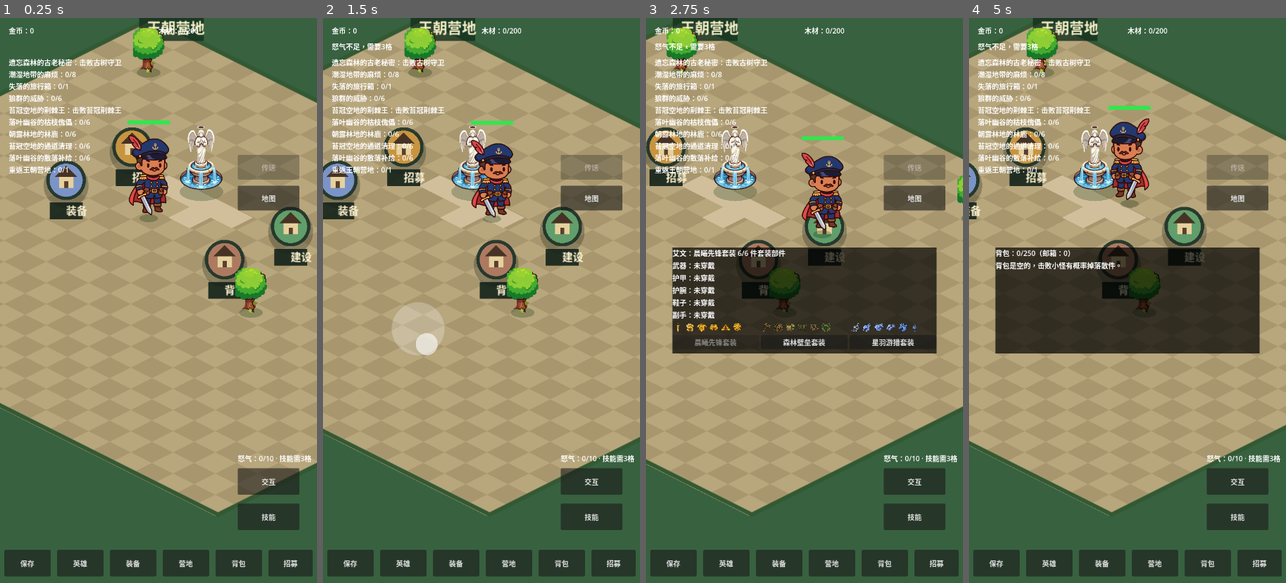
Above: before the commit, frames 1-4 (left to right).
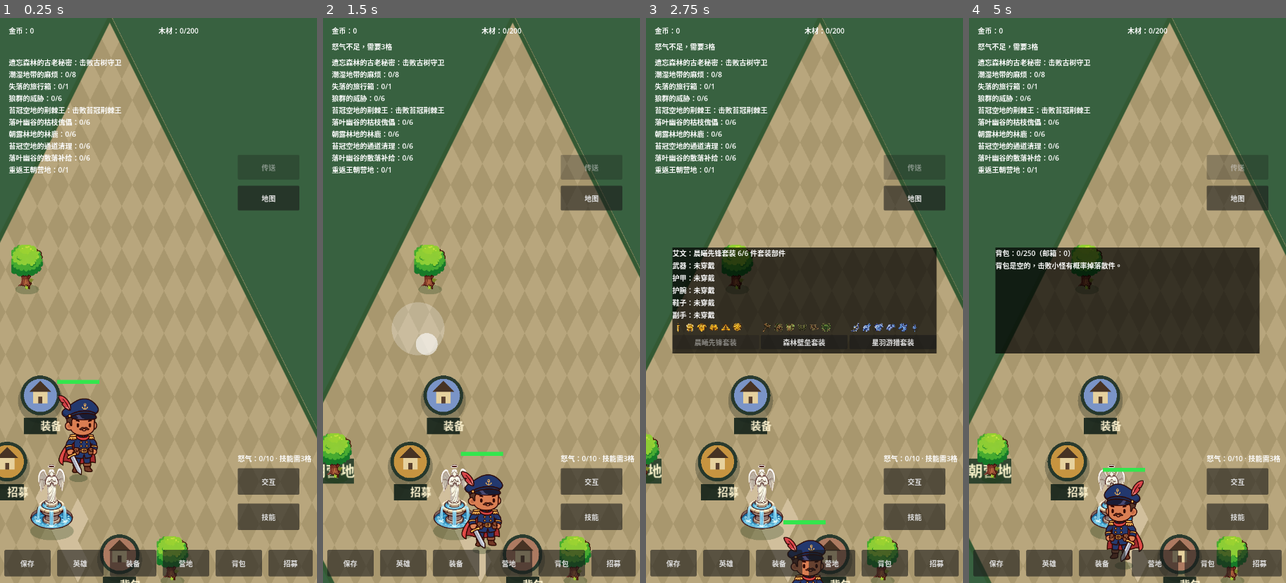
Above: after the commit, the same moments.

Repository: oneyi53/game
Game: Godot game, scene res://scenes/main.tscn
The game is run twice, just before and just after one commit, with the same random seed, the same clock (stepped at 60 frames per second) and the same inputs.
Inputs (mouse positions are in pixels of both pictures, inside the frame that each line leads up to):
- Up to frame 1 (0.25 s): no input
- Up to frame 2 (1.5 s): tap Enter at 0.5 s; move the mouse to (551, 272) at 0.52 s; hold Right (ui_right) 0.53-1.25 s; tap E at 0.6 s; click (551, 272) at 0.67 s; tap Space at 0.77 s; drag from (418, 328) to (465, 413) at 1.27 s
- Up to frame 3 (2.75 s): move the mouse to (836, 176) at 2.02 s; hold Right (ui_right) from 2.03 s (still down); tap Q at 2.1 s
- Up to frame 4 (5 s): release Right (ui_right) at 2.75 s; drag from (1111, 413) to (1032, 215) at 2.77 s; move the mouse to (1222, 385) at 3.52 s; hold Left (ui_left) 3.53-4.25 s; tap B at 3.6 s; tap Space at 3.77 s; drag from (1032, 215) to (1079, 159) at 4.27 s

The runs differ from the first frame. In frame 1, 52% of the frame differs, in the area x 0-100%, y 0-100%; in frame 2, 51%; in frame 3, 47%; in frame 4, 50%.

Commit message:
Rotate isometric projection to fill portrait mobile viewport

Diff:
--- a/scripts/core/world_projection.gd
+++ b/scripts/core/world_projection.gd
@@ -1,23 +1,24 @@
 class_name WorldProjection
 extends RefCounted
 
-# Isometric projection is render-only. Never write projected screen
-# positions back into CharacterBody2D.global_position or save data.
-
+# Portrait-oriented isometric projection. Logical world coordinates remain
+# unchanged for movement, combat and saves; only their rendered projection
+# is rotated so the playable land fills a 720x1280 mobile viewport.
 const MAP_WIDTH: float = 1600.0
 const MAP_HEIGHT: float = 1400.0
-const ISO_X_SCALE: float = 0.5
-const ISO_Y_SCALE: float = 0.25
-const HORIZONTAL_OFFSET: float = MAP_HEIGHT * ISO_X_SCALE
+const ISO_X_SCALE: float = 0.25
+const ISO_Y_SCALE: float = 0.5
+const VERTICAL_OFFSET: float = MAP_HEIGHT * ISO_Y_SCALE
 
 static func world_to_screen(world_position: Vector2) -> Vector2:
     return Vector2(
-        (world_position.x - world_position.y) * ISO_X_SCALE + HORIZONTAL_OFFSET,
-        (world_position.x + world_position.y) * ISO_Y_SCALE
+        (world_position.x + world_position.y) * ISO_X_SCALE,
+        (world_position.x - world_position.y) * ISO_Y_SCALE + VERTICAL_OFFSET
     )
 
+# Painter's order follows projected vertical depth in the portrait view.
 static func screen_depth(world_position: Vector2) -> float:
-    return world_position.x + world_position.y
+    return world_position.x - world_position.y
 
 static func world_rect_to_screen_polygon(rect: Rect2) -> PackedVector2Array:
     return PackedVector2Array([
